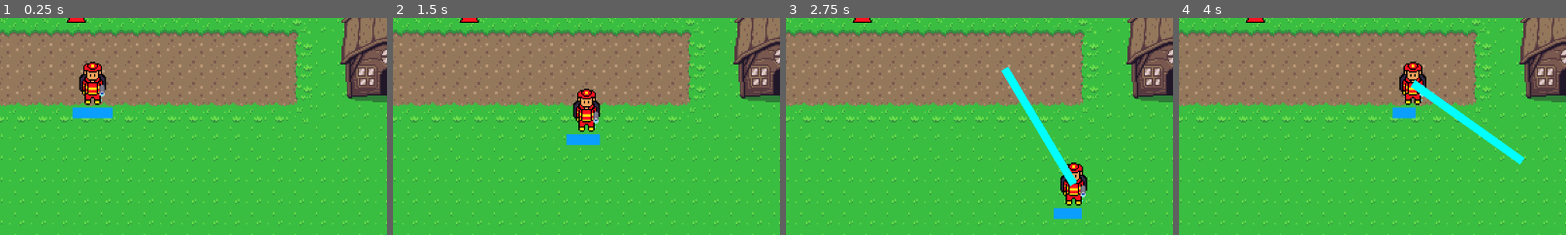
Above: before the commit, frames 1-4 (left to right).
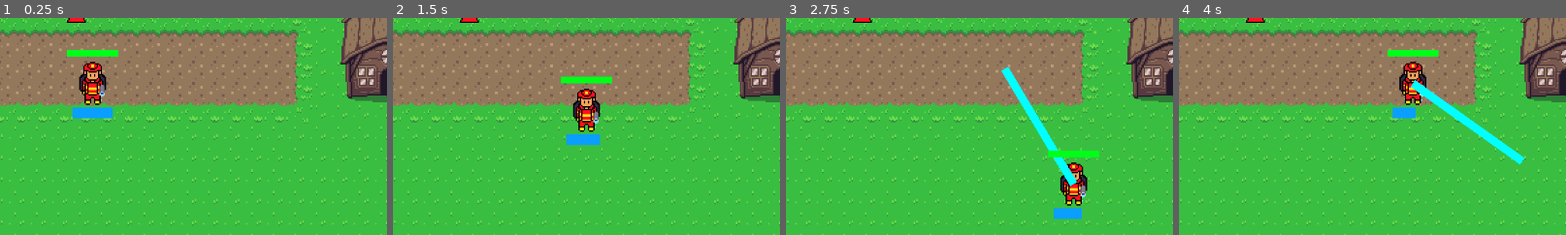
Above: after the commit, the same moments.

Repository: SantinoCuello/FireFighter
Game: Godot game, scene res://scenes/juego.tscn
The game is run twice, just before and just after one commit, with the same random seed, the same clock (stepped at 60 frames per second) and the same inputs.
Inputs (mouse positions are % of the whole screen's width and height, from its top left):
- Up to frame 1 (0.25 s): no input
- Up to frame 2 (1.5 s): tap Enter at 0.5 s; move the mouse to (72, 45) at 0.52 s; press the mouse at (72, 45) at 0.53 s; hold Right (ui_right) 0.53-1.28 s; move the mouse to (30, 55) at 1.27 s; release the mouse at (30, 55) at 1.28 s; hold Down (ui_down) from 1.28 s (still down); click (30, 55) at 1.35 s
- Up to frame 3 (2.75 s): move the mouse to (60, 28) at 2.02 s; release Down (ui_down) at 2.03 s; press the mouse at (60, 28) at 2.03 s; hold Right (ui_right) from 2.03 s (still down)
- Up to frame 4 (4 s): move the mouse to (45, 70) at 2.77 s; release Right (ui_right) at 2.78 s; release the mouse at (45, 70) at 2.78 s; hold Up (ui_up) 2.78-3.53 s; click (45, 70) at 2.85 s; move the mouse to (80, 65) at 3.52 s; press the mouse at (80, 65) at 3.53 s; hold Left (ui_left) from 3.53 s (still down)
The pictures show only the part of the screen within x 38-88%, y 35-85%; the shares and areas given below are measured in that part.

The runs differ from the first frame. In frame 1, 0.4% of the frame differs, in the area x 17-31%, y 14-18%; in frame 2, 0.5%, in the area x 43-57%, y 26-31%; in frame 3, 0.4%; in frame 4, 0.4%.

Commit message:
feat: fire fighter HP, death and resurrection

Diff:
--- a/scenes/bombero.tscn
+++ b/scenes/bombero.tscn
@@ -27,6 +27,11 @@
 [sub_resource type="StyleBoxFlat" id="StyleBoxFlat_rxgc4"]
 bg_color = Color(0.041794144, 0.6234316, 1, 1)
 
+[sub_resource type="StyleBoxEmpty" id="StyleBoxEmpty_rxgc4"]
+
+[sub_resource type="StyleBoxFlat" id="StyleBoxFlat_3yrgn"]
+bg_color = Color(0, 1, 0.09411765, 1)
+
 [node name="Bombero" type="CharacterBody2D"]
 script = ExtResource("1_uraqi")
 
@@ -51,7 +56,7 @@
 default_color = Color(0, 1, 1, 1)
 texture_mode = 1
 
-[node name="ProgressBar" type="ProgressBar" parent="."]
+[node name="WaterBar" type="ProgressBar" parent="."]
 custom_minimum_size = Vector2(30, 8)
 anchors_preset = 7
 anchor_left = 0.5
@@ -68,3 +73,19 @@
 theme_override_styles/fill = SubResource("StyleBoxFlat_rxgc4")
 rounded = true
 show_percentage = false
+
+[node name="HPBar" type="ProgressBar" parent="."]
+offset_left = -19.0
+offset_top = -25.0
+offset_right = 19.0
+offset_bottom = -20.0
+theme_override_styles/background = SubResource("StyleBoxEmpty_rxgc4")
+theme_override_styles/fill = SubResource("StyleBoxFlat_3yrgn")
+value = 100.0
+show_percentage = false
+
+[node name="RespawnLabel" type="Label" parent="."]
+offset_left = -20.0
+offset_top = -59.0
+offset_right = 20.0
+offset_bottom = -36.0
--- a/scripts/bombero.gd
+++ b/scripts/bombero.gd
@@ -1,22 +1,41 @@
 extends CharacterBody2D
 
+#VIDA Y ESTADISTICAS
+@onready var hp_bar: ProgressBar = $HPBar
+
+var HP : int = 100
+var MAX_HP: int = 100
+const SPEED = 100
+#Muerte
+@onready var respawn_label: Label = $RespawnLabel
+var is_dead: bool = false
+var respawn_time: float = 10.0
+var respawn_timer: float = 0.0
+
+
+#AGUA
 @onready var ray: RayCast2D = $RayCast2D
 @onready var line: Line2D = $Line2D
-@onready var bar: ProgressBar = $ProgressBar
+@onready var water_bar: ProgressBar = $WaterBar
 
-const SPEED = 100
 const MAX_RANGE = 100
 const MAX_WATER = 100
 
 var water: float = MAX_WATER
 var water_consumption_rate: float = 20.0
 
+
 func _ready() -> void:
 	ray.enabled = true
 	line.visible = false
-	bar.value = 100
+	water_bar.value = MAX_WATER
+	hp_bar.value = MAX_HP
 
 func _physics_process(delta):
+	if is_dead:
+		handle_respawn(delta)
+		return  # no puede moverse ni disparar
+
 	player_movement()
 	water_shoot()
 
@@ -47,6 +66,40 @@
 
 	move_and_slide()
 
+func recieve_damage(damage):
+	if is_dead:
+		return
+	var aux = HP - damage
+	if aux <= 0:
+		HP = 0
+		hp_bar.value = HP
+		die()
+	else:
+		HP = aux
+		hp_bar.value = HP
+
+func die():
+	is_dead = true
+	respawn_timer = respawn_time
+	respawn_label.visible = true
+	line.visible = false  # deja de disparar
+	print("Bombero fuera de servicio por 3 segundos")
+
+func handle_respawn(delta):
+	respawn_timer -= delta
+	respawn_label.text = "Reactivando en: " + str(round(respawn_timer)) + "..."
+
+	if respawn_timer <= 0:
+		respawn_label.visible = false
+		is_dead = false
+		HP = MAX_HP
+		hp_bar.value = HP
+		print("Bombero listo para volver a trabajar 🚒")
+
+
+
+
+
 func water_shoot():
 	if Input.is_action_pressed("shoot") and water > 0:
 		line.visible = true
@@ -58,7 +111,7 @@
 			water = 0
 			print("Ya no hay agua")
 
-		bar.value = water
+		water_bar.value = water
 
 		if ray.is_colliding():
 			var objective = ray.get_collider()
@@ -81,4 +134,4 @@
 	water += MAX_WATER   # velocidad de recarga
 	if water > MAX_WATER:
 		water = MAX_WATER
-		bar.value = water
+		water_bar.value = water
--- a/scripts/enemigo_1.gd
+++ b/scripts/enemigo_1.gd
@@ -8,11 +8,14 @@
 
 @onready var bar: ProgressBar = $ProgressBar
 
+var DAMAGE = 40
+
 
 func _ready() -> void:
 	bar.max_value = MAX_HP
 	bar.value = MAX_HP
 	bar.show_percentage = false
+	connect("body_entered", Callable(self, "_on_body_entered"))
 
 func _physics_process(delta: float) -> void:
 	#Si no tiene posicion
@@ -32,6 +35,15 @@
 	var dir = to_target.normalized()
 	global_position += dir * SPEED * delta
 
+func _on_body_entered(body):
+	# Verifica que el cuerpo tocado sea el bombero
+	if body.name == "Bombero":
+		if body.is_dead == true:
+			return
+		if body.has_method("recieve_damage"):
+			body.recieve_damage(DAMAGE)
+		queue_free()  # destruye al enemigo después de hacer daño
+
 func _on_reached_house():
 	print("El enemigo llegó a la casa en ", target_position)
 
@@ -44,8 +56,8 @@
 
 	queue_free()
 
-func recieve_water(cantidad: float) -> void:
-	var aux = HP - cantidad
+func recieve_water(water: float) -> void:
+	var aux = HP - water
 	if aux <= 0:
 		HP = 0
 		bar.value = HP
--- a/scripts/spawner_llamas.gd
+++ b/scripts/spawner_llamas.gd
@@ -59,12 +59,12 @@
 				child.boost_fire(20) # 👈 ajustá el valor de potencia a gusto
 				return
 		return
+	else:
+		var fire_instance = fire_scene.instantiate()
+		fire_instance.global_position = pos
+		fire_instance.spawn_pos = pos
+		fire_instance.HP = 20
+		add_child(fire_instance)
 
-
-	var fire_instance = fire_scene.instantiate()
-	fire_instance.global_position = pos
-	fire_instance.spawn_pos = pos
-	add_child(fire_instance)
-
-	used_positions.append(pos)
-	print("🔥 Casa incendiada en ", pos)
+		used_positions.append(pos)
+		print("🔥 Casa incendiada en ", pos)
Not shown: 1 places in scenes/bombero.tscn that only renumber resources
